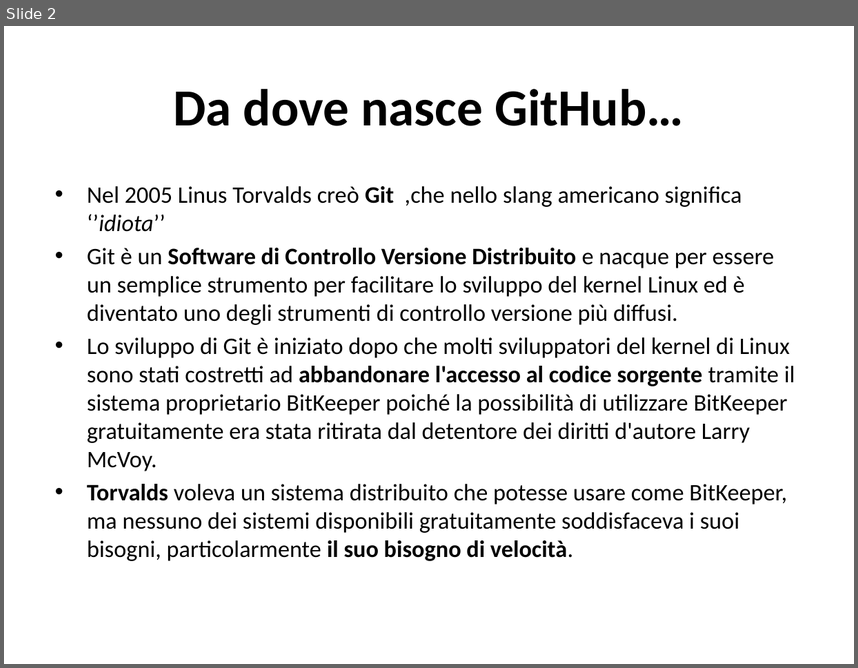
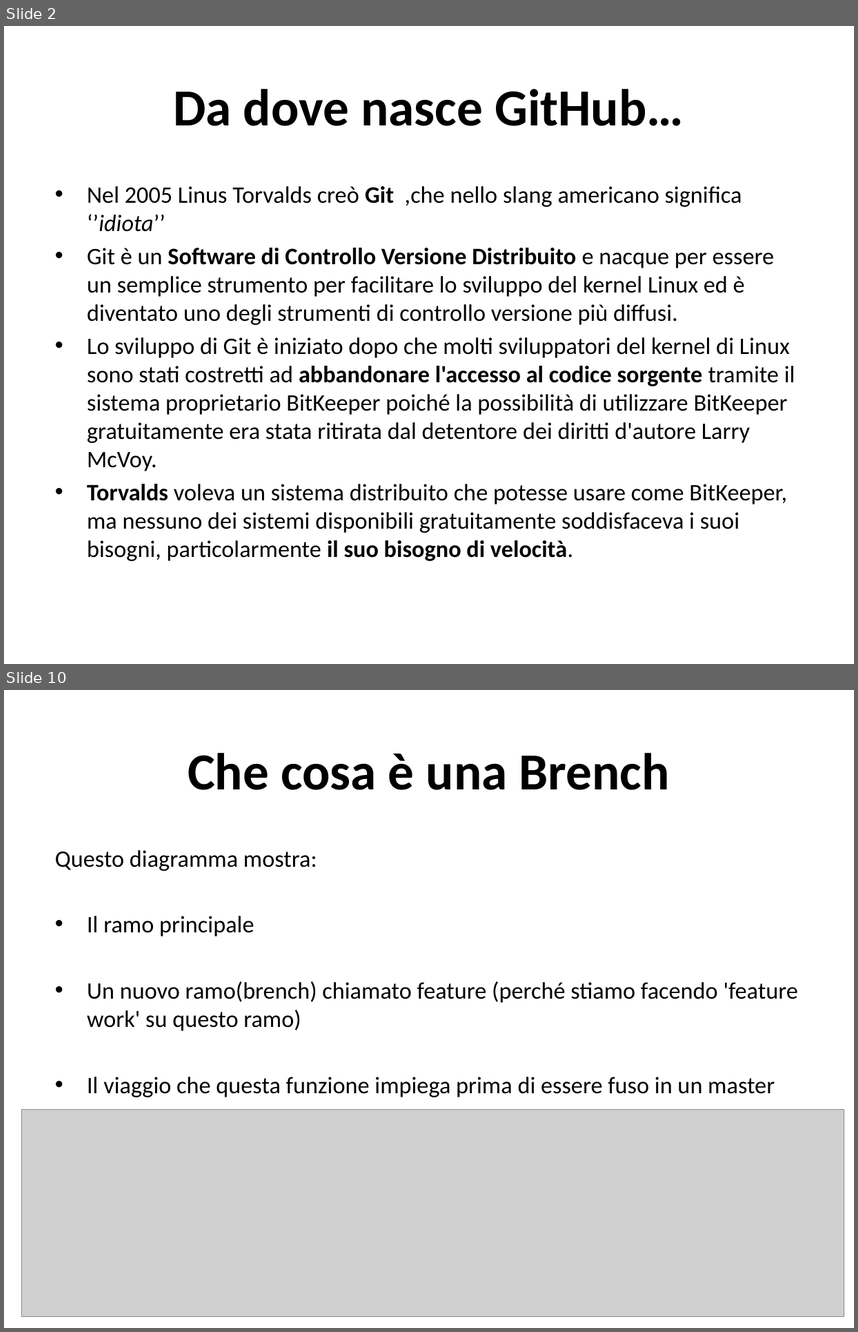
Before and after one commit to TeamEngim/GitHub-Introduction, a slide deck: Primi passi su GitHub.pptx. Shown one above the other, each under a label of ours: slide 2 before the commit, slides 2 and 10 after it; the slides between them are not shown. The pictures are 858x668 and 858x1332 pixels, drawn with LibreOffice and Linux fonts; fonts in the diff are those of the drawing; grey boxes stand for pictures. Boxes give left, top, right and bottom in pixels: in the first picture for what was removed or moved away, otherwise in the second. Text is boxed around its words. In the diff, an @@ line names an element or a change of style, - is before the commit and + after.

```diff
--- a/Primi passi su GitHub.pptx
+++ b/Primi passi su GitHub.pptx
@@ slide 10 added at (4,690,854,1328), background #FFFFFF @@
@@ title added at (188,753,670,790), 44 pt, text #000000, bold @@
+Che cosa è una Brench
@@ text added at (55,850,798,1097), 20 pt, text #000000 @@
+Questo diagramma mostra:
+• Il ramo principale
+• Un nuovo ramo(brench) chiamato feature (perché stiamo facendo 'feature work' su questo ramo)
+• Il viaggio che questa funzione impiega prima di essere fuso in un master
@@ picture added at (22,1109,844,1317) @@
```
Also in this commit, not shown: 8 slides changed, 13 other slides added, 2 slides removed.
